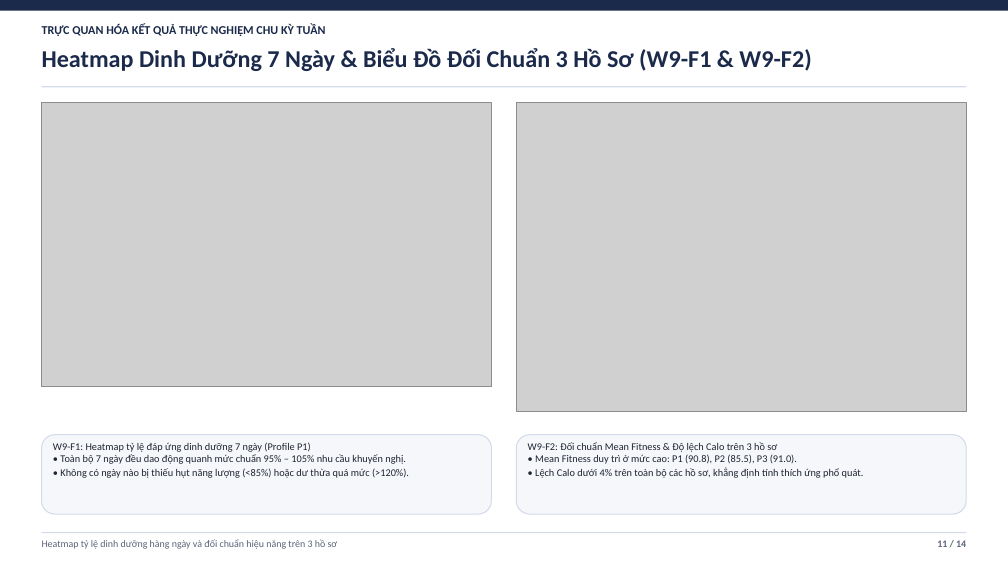
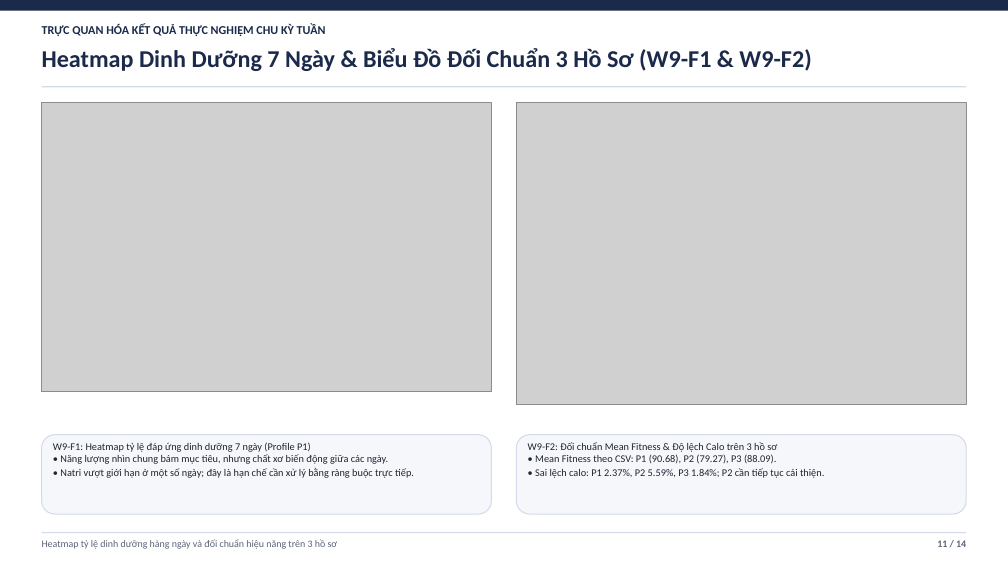
Before and after one commit to duylequang2303/DBO_heathcare, a slide deck: slide 11 of docs/slides/Slide_Bao_Cao_Tuan_8_9_DBO_IDBO.pptx. Drawn at 1008x567 pixels with LibreOffice and Linux fonts; fonts in the diff are those of the drawing; grey boxes stand for pictures. Boxes give left, top, right and bottom in pixels: in the first picture for what was removed or moved away, otherwise in the second. Text is boxed around its words. In the diff, an @@ line names an element or a change of style, - is before the commit and + after.

```diff
--- a/docs/slides/Slide_Bao_Cao_Tuan_8_9_DBO_IDBO.pptx
+++ b/docs/slides/Slide_Bao_Cao_Tuan_8_9_DBO_IDBO.pptx
@@ picture: place and size @@
-picture at bbox=[42, 102, 492, 386]
+picture at bbox=[42, 102, 492, 392]
@@ picture: place and size @@
-picture at bbox=[516, 102, 966, 411]
+picture at bbox=[516, 102, 966, 405]
@@ text at bbox=[53, 442, 414, 478]: text changed @@
-W9-F1: Heatmap tỷ lệ đáp ứng dinh dưỡng 7 ngày (Profile P1)
-• Toàn bộ 7 ngày đều dao động quanh mức chuẩn 95% – 105% nhu cầu khuyến nghị.
-• Không có ngày nào bị thiếu hụt năng lượng (<85%) hoặc dư thừa quá mức (>120%).
+W9-F1: Heatmap tỷ lệ đáp ứng dinh dưỡng 7 ngày (Profile P1)
+• Năng lượng nhìn chung bám mục tiêu, nhưng chất xơ biến động giữa các ngày.
+• Natri vượt giới hạn ở một số ngày; đây là hạn chế cần xử lý bằng ràng buộc trực tiếp.
@@ text at bbox=[528, 442, 824, 478]: text changed @@
-W9-F2: Đối chuẩn Mean Fitness & Độ lệch Calo trên 3 hồ sơ
-• Mean Fitness duy trì ở mức cao: P1 (90.8), P2 (85.5), P3 (91.0).
-• Lệch Calo dưới 4% trên toàn bộ các hồ sơ, khẳng định tính thích ứng phổ quát.
+W9-F2: Đối chuẩn Mean Fitness & Độ lệch Calo trên 3 hồ sơ
+• Mean Fitness theo CSV: P1 (90.68), P2 (79.27), P3 (88.09).
+• Sai lệch calo: P1 2.37%, P2 5.59%, P3 1.84%; P2 cần tiếp tục cải thiện.
```
Also in this commit, not shown: 4 other slides changed, 2 other files.
